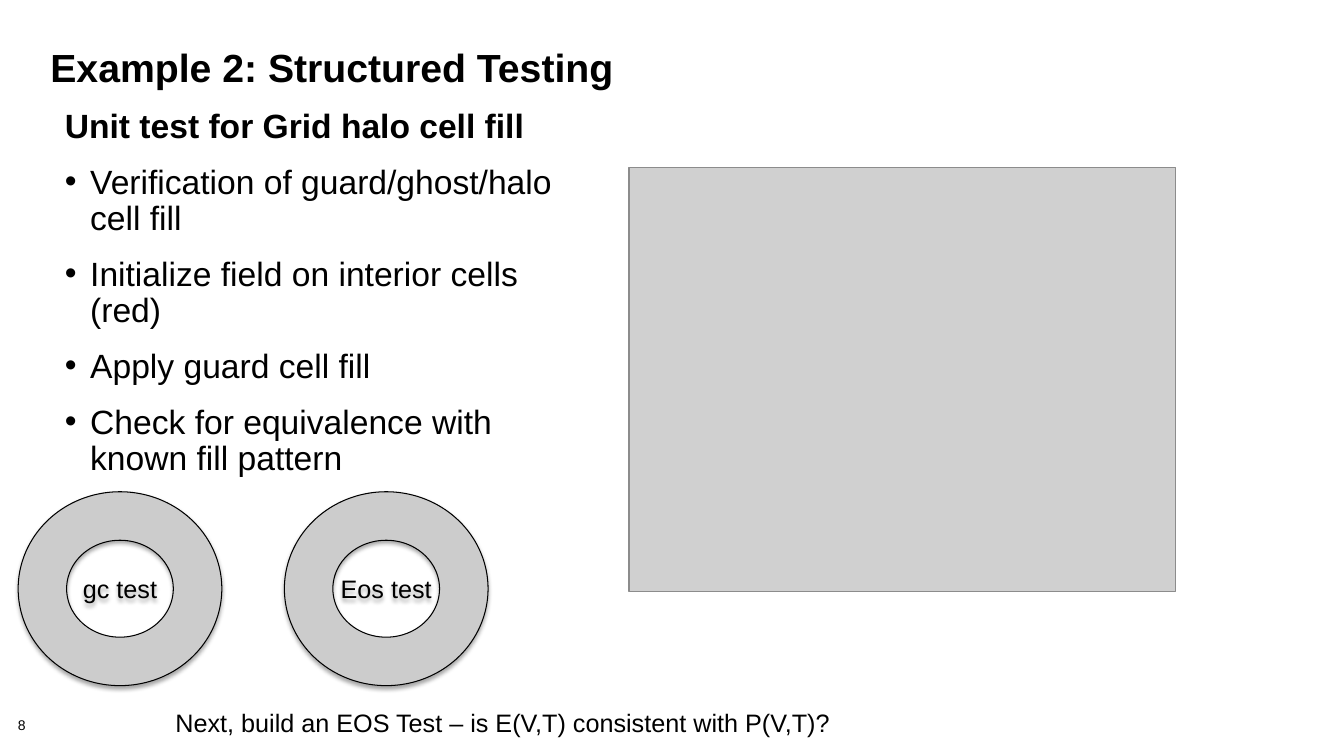
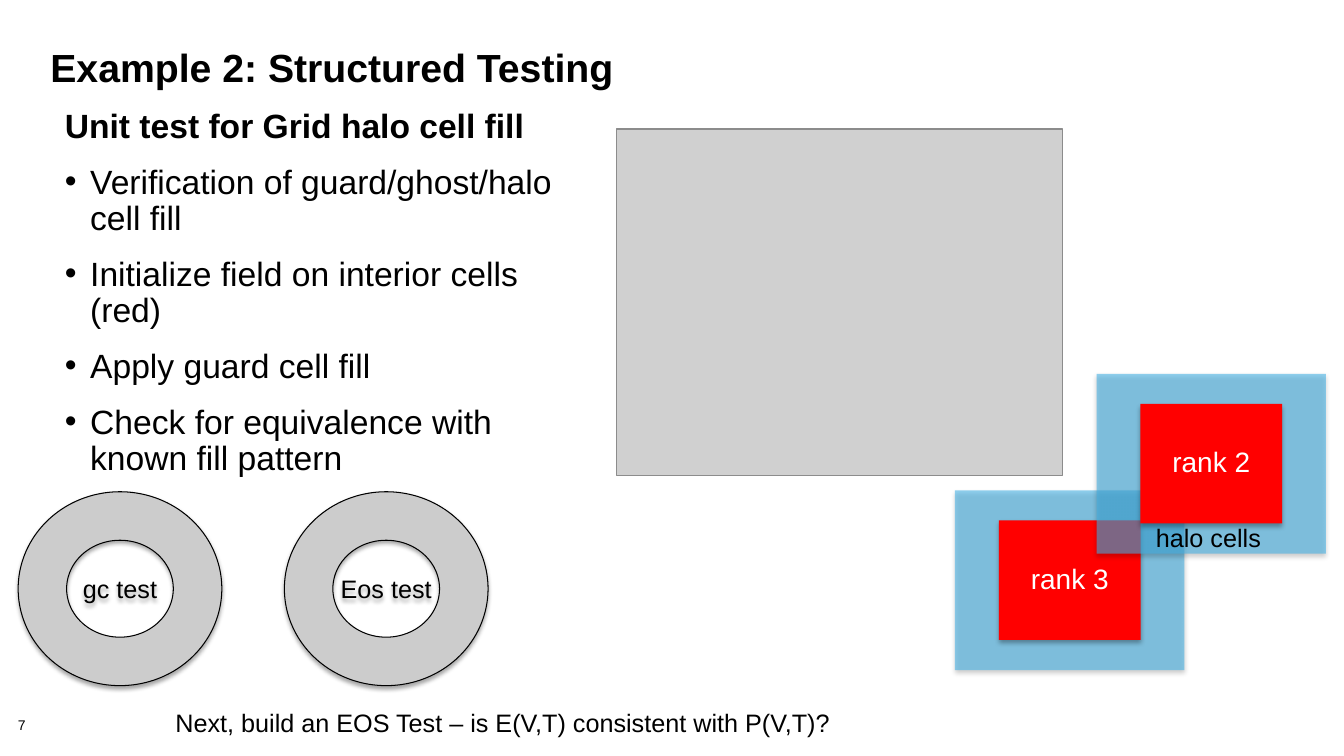
Before and after one commit to bssw-tutorial/presentations, a slide deck: slide 7 of final-presentations/2021-04-12-ecpam/03-testing2.pptx (slide 8 before the commit). Drawn at 1344x756 pixels with LibreOffice and Linux fonts; fonts in the diff are those of the drawing; grey boxes stand for pictures; background and template pictures are left out. Boxes give left, top, right and bottom in pixels: in the first picture for what was removed or moved away, otherwise in the second. Text is boxed around its words. In the diff, an @@ line names an element or a change of style, - is before the commit and + after.

Commit message:
Near-final Testing2 (hopefully)

```diff
--- a/final-presentations/2021-04-12-ecpam/03-testing2.pptx
+++ b/final-presentations/2021-04-12-ecpam/03-testing2.pptx
@@ picture: place and size @@
-picture at box(629, 167, 1176, 592)
+picture at box(616, 129, 1063, 475)
@@ group added at box(955, 374, 1326, 669): 4 rectangles, 1 text @@
+rank 3
+rank 2
+halo cells
@@ page number at box(18, 720, 26, 730): text changed @@
-8
+7
```
Also in this commit, not shown: 5 other slides changed, 1 slide removed.
